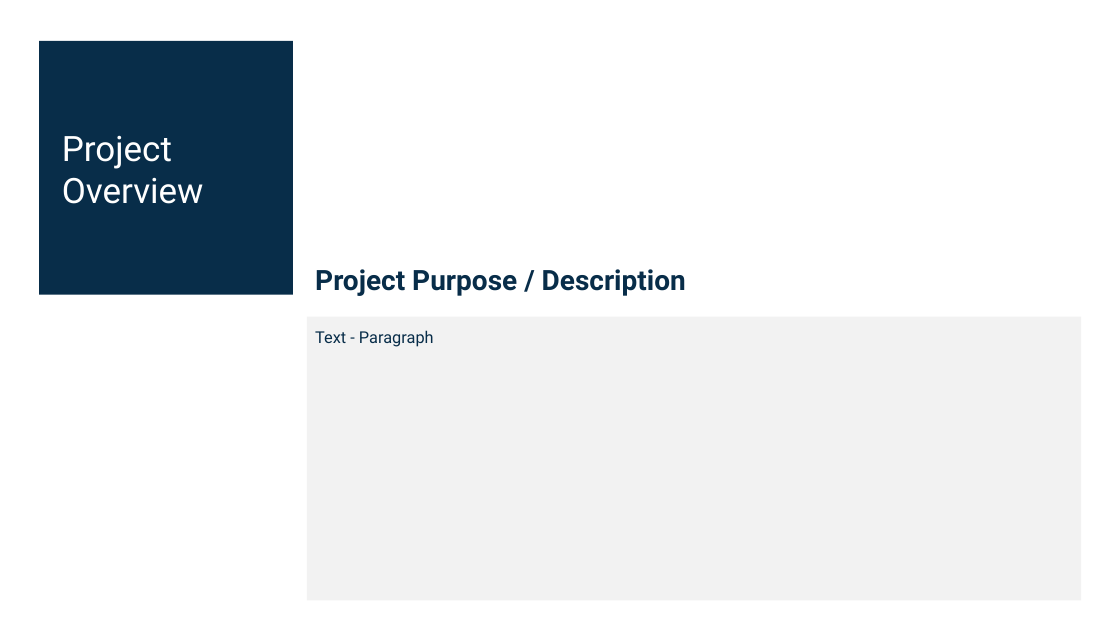
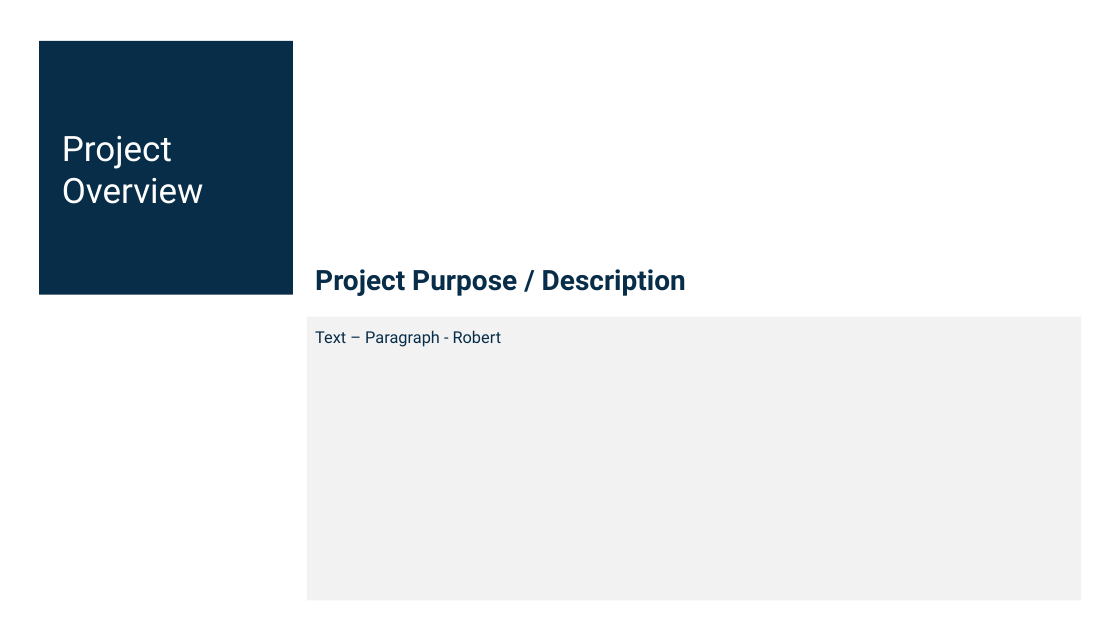
Before and after one commit to DarcyMae/Telehealth_Trends_Project, a slide deck: slide 2 of AI_Bootcamp_Project_RobertRodriguez.pptx. Drawn at 1120x630 pixels with LibreOffice and Linux fonts; fonts in the diff are those of the drawing. Boxes give left, top, right and bottom in pixels: in the first picture for what was removed or moved away, otherwise in the second. Text is boxed around its words. In the diff, an @@ line names an element or a change of style, - is before the commit and + after.

```diff
--- a/AI_Bootcamp_Project_RobertRodriguez.pptx
+++ b/AI_Bootcamp_Project_RobertRodriguez.pptx
@@ text at box(315, 330, 502, 347): text changed @@
-Text - Paragraph
+Text – Paragraph - Robert
```
Also in this commit, not shown: 7 other slides changed.
